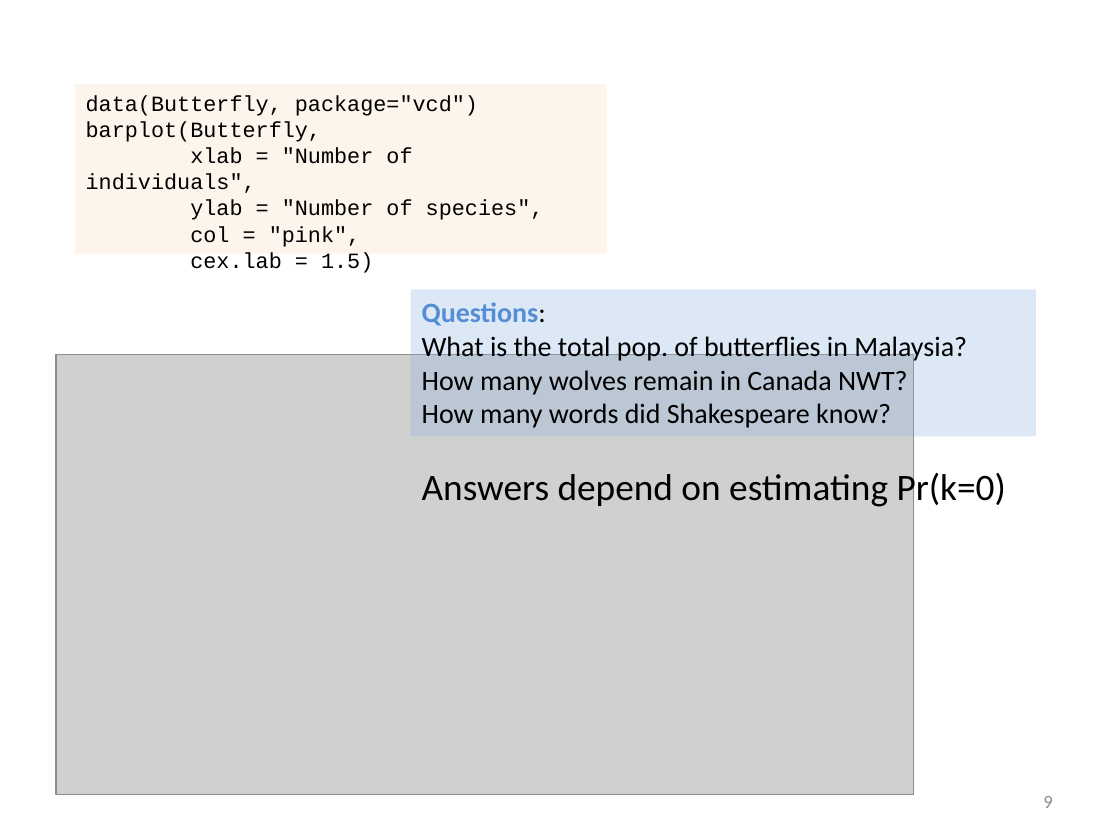
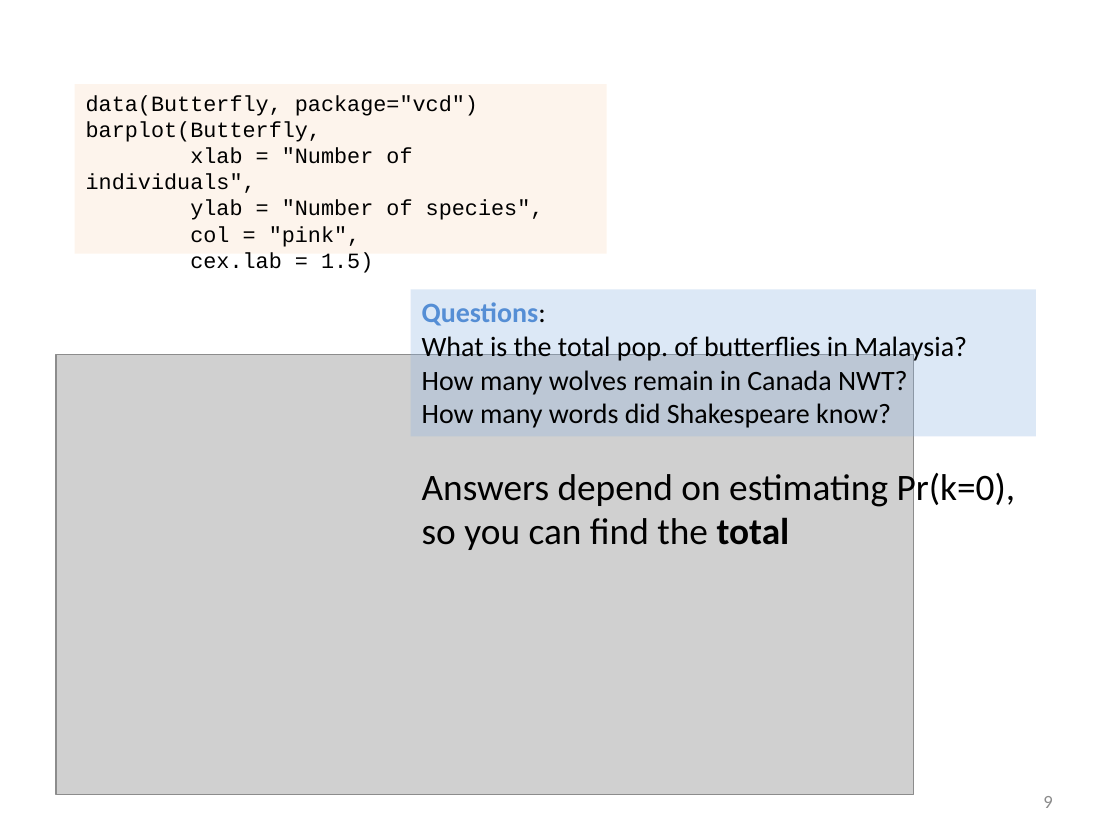
Before and after one commit to friendly/psy6136, a slide deck: slide 9 of docs/lectures/02-Discrete.pptx. Drawn at 1120x840 pixels with LibreOffice and Linux fonts; fonts in the diff are those of the drawing; grey boxes stand for pictures. Boxes give left, top, right and bottom in pixels: in the first picture for what was removed or moved away, otherwise in the second. Text is boxed around its words. In the diff, an @@ line names an element or a change of style, - is before the commit and + after.

```diff
--- a/docs/lectures/02-Discrete.pptx
+++ b/docs/lectures/02-Discrete.pptx
@@ text at [422,469,1016,550]: text changed @@
-Answers depend on estimating Pr(k=0)
+Answers depend on estimating Pr(k=0), so you can find the total
```
Also in this commit, not shown: 4 other slides changed, 1 slide added, 16 other files.
